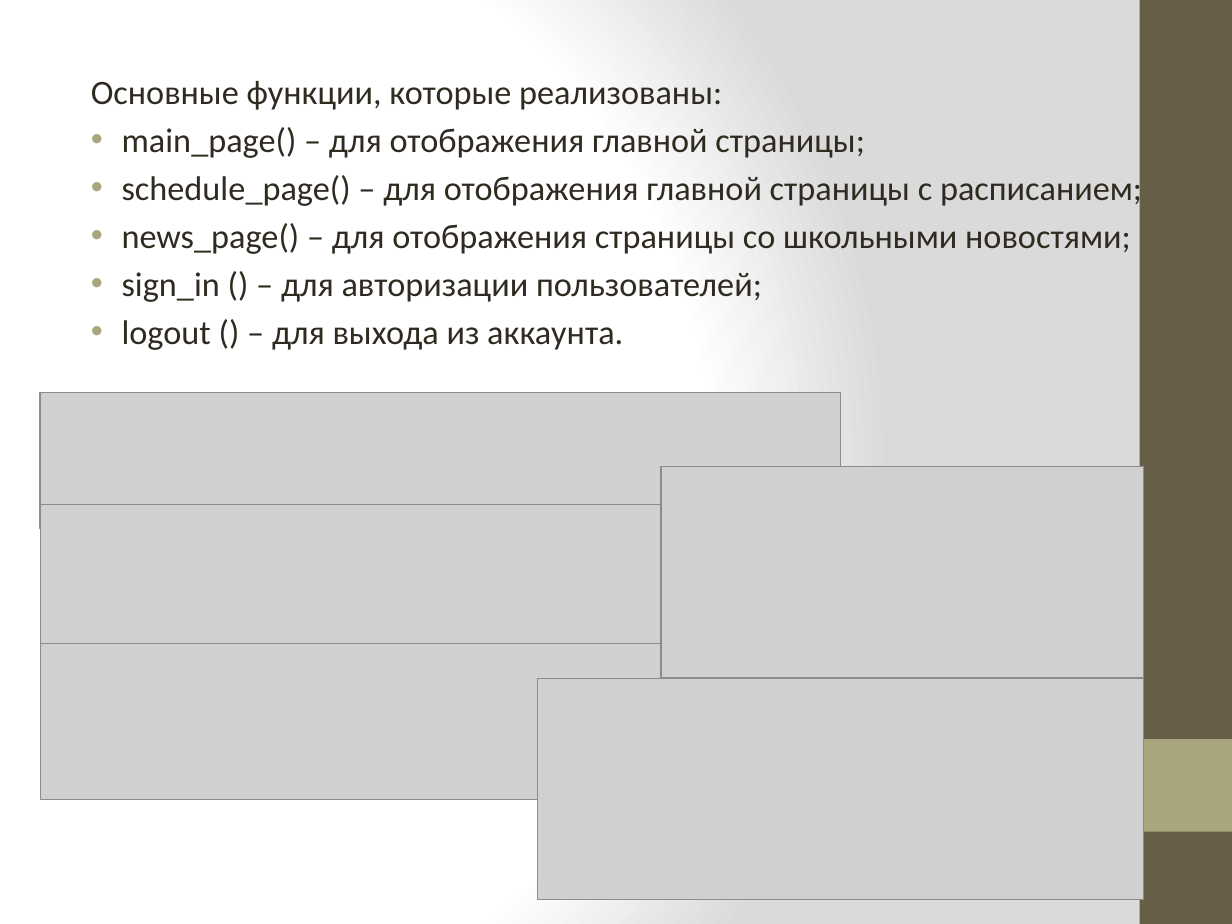
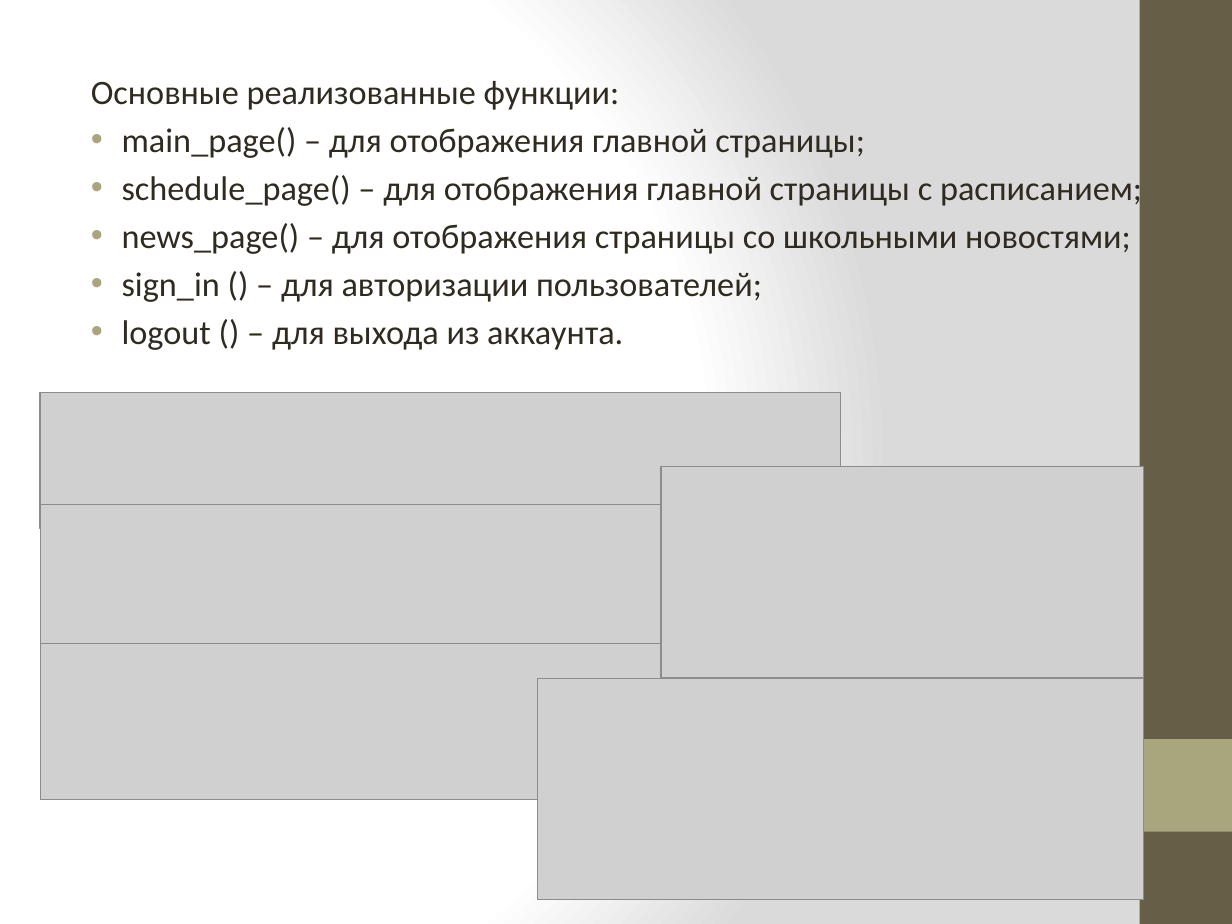
Before and after one commit to Rina232/WEB_project, a slide deck: slide 9 of Веб-приложение.pptx. Drawn at 1232x924 pixels with LibreOffice and Linux fonts; fonts in the diff are those of the drawing; grey boxes stand for pictures. Boxes give left, top, right and bottom in pixels: in the first picture for what was removed or moved away, otherwise in the second. Text is boxed around its words. In the diff, an @@ line names an element or a change of style, - is before the commit and + after.

```diff
--- a/Веб-приложение.pptx
+++ b/Веб-приложение.pptx
@@ text at (x1=91, y1=81, x2=620, y2=110): text changed @@
-Основные функции, которые реализованы:
+Основные реализованные функции:
```
Also in this commit, not shown: 1 other slide changed, 5 other files.
